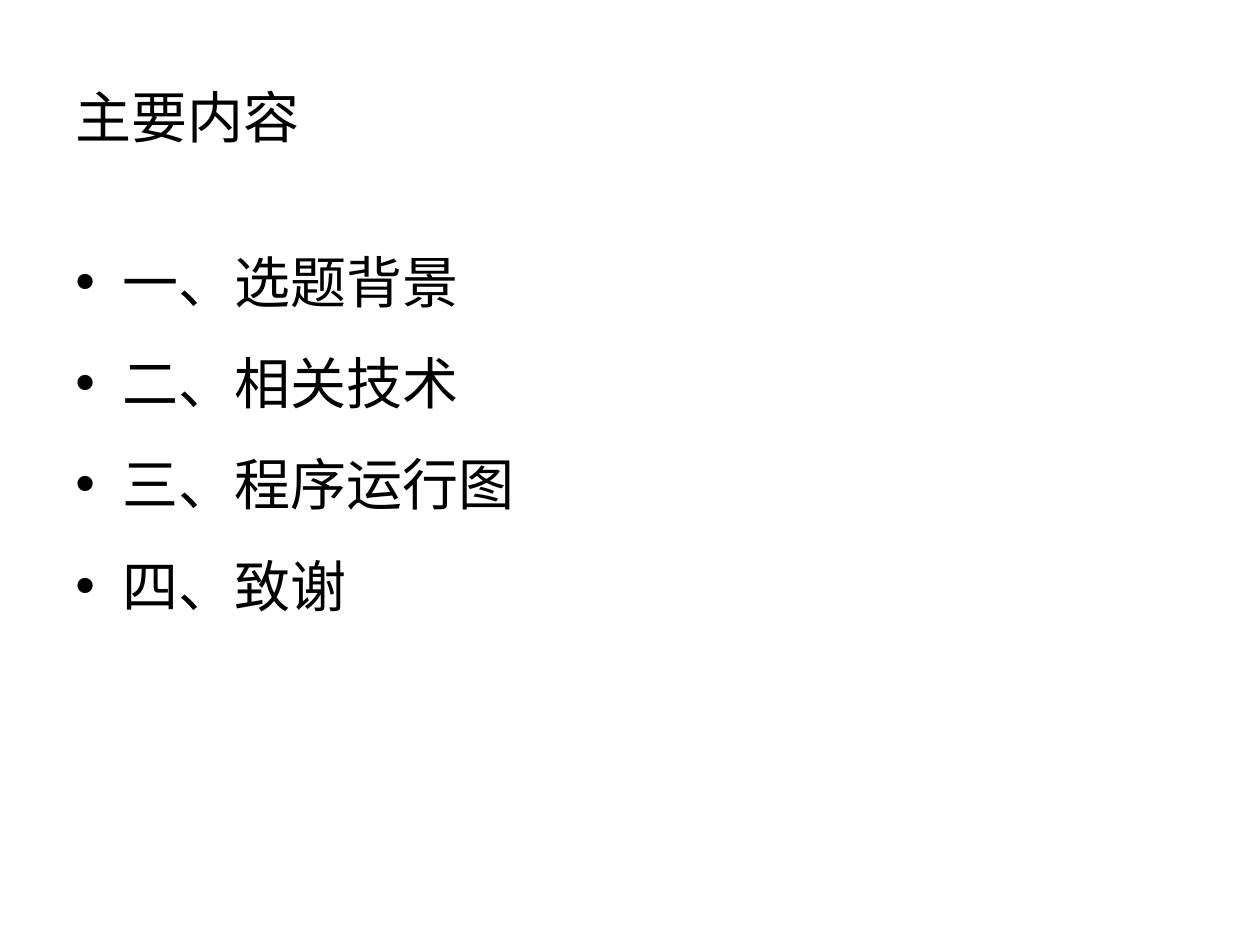
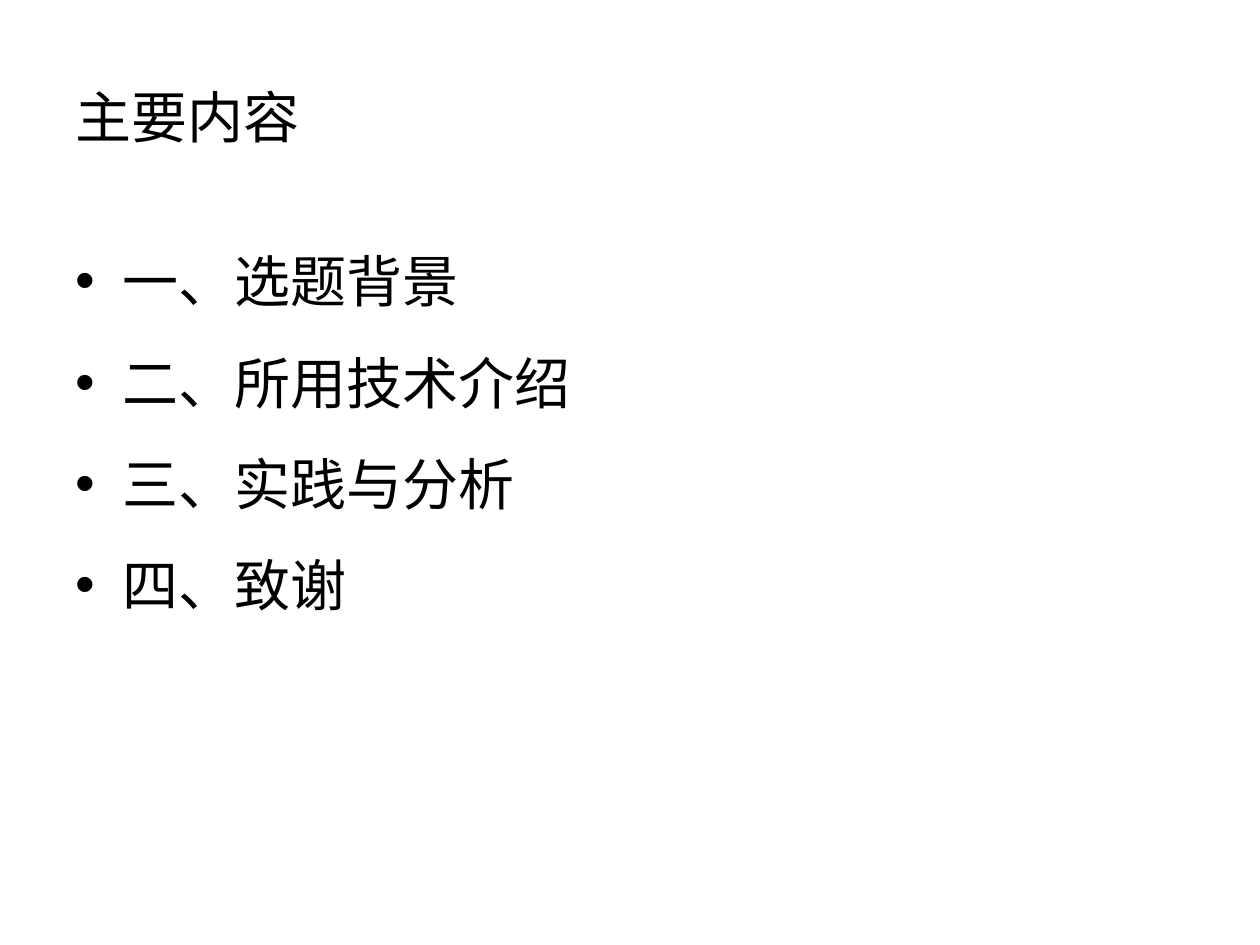
Before and after one commit to liuweiming1997/extensions, a slide deck: slide 2 of 论文.ppt. Drawn at 1260x945 pixels with LibreOffice and Linux fonts; fonts in the diff are those of the drawing. Boxes give left, top, right and bottom in pixels: in the first picture for what was removed or moved away, otherwise in the second. Text is boxed around its words. In the diff, an @@ line names an element or a change of style, - is before the commit and + after.

```diff
--- a/论文.ppt
+++ b/论文.ppt
@@ text at bbox=[123, 357, 571, 510]: text changed @@
-• 二、相关技术
-• 三、程序运行图
+• 二、所用技术介绍
+• 三、实践与分析
```
Also in this commit, not shown: 1 other slide changed, 7 slides added.
